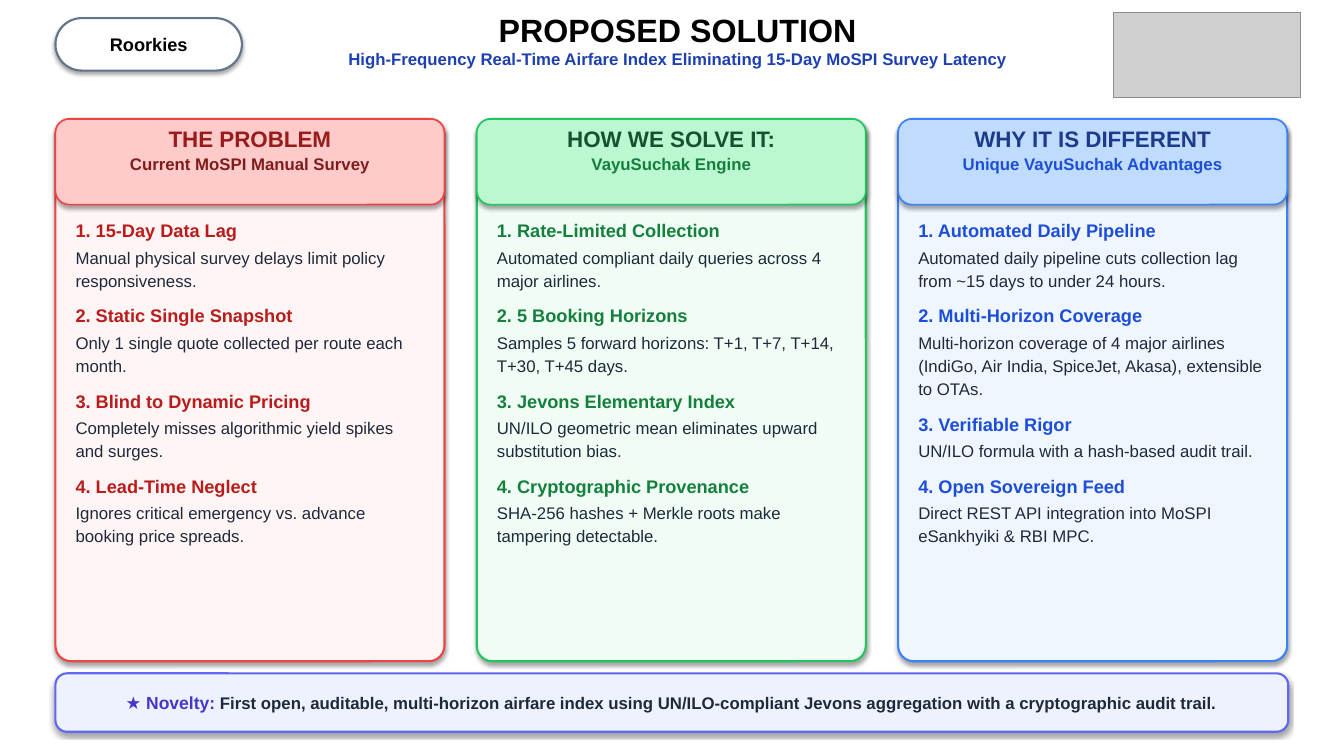
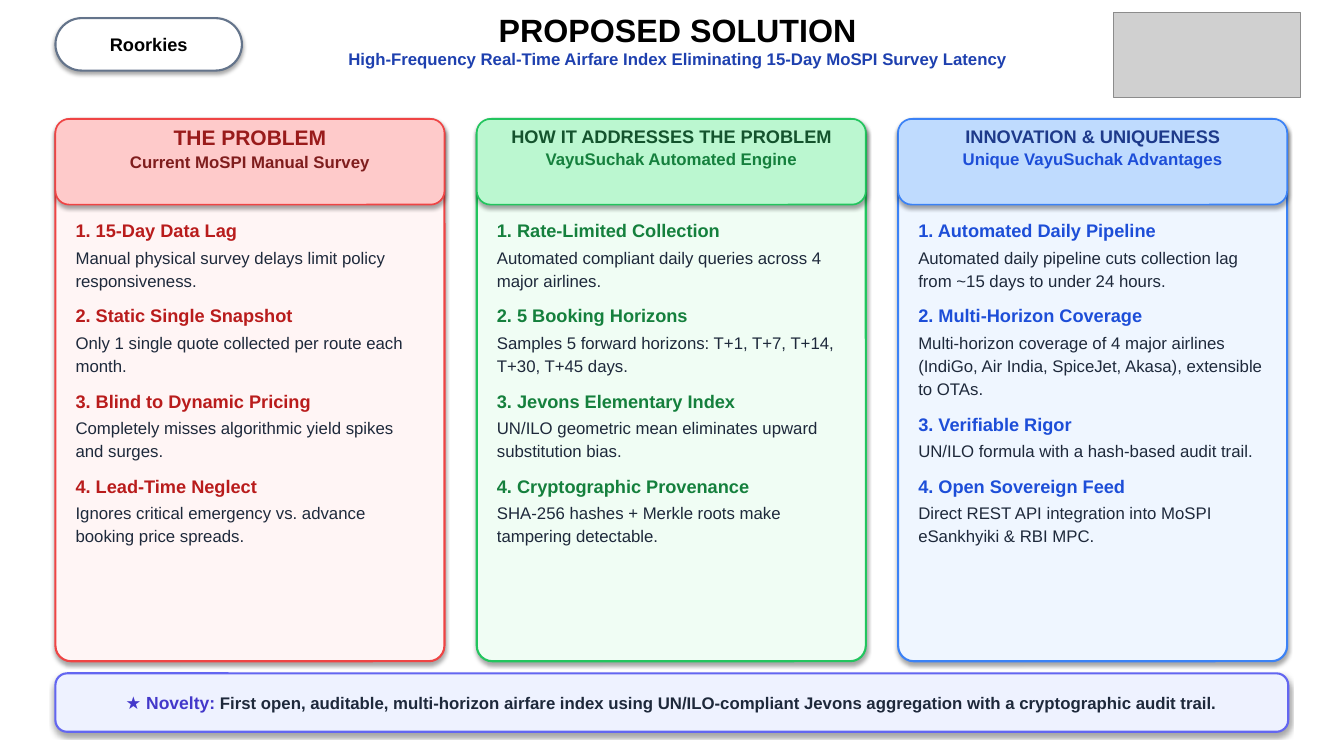
Before and after one commit to oshshivish-tech/sih26056_airfare_cpi, a slide deck: slide 2 of public/AirIntel_India_SIH26056_Presentation.pptx. Drawn at 1344x756 pixels with LibreOffice and Linux fonts; fonts in the diff are those of the drawing; grey boxes stand for pictures. Boxes give left, top, right and bottom in pixels: in the first picture for what was removed or moved away, otherwise in the second. Text is boxed around its words. In the diff, an @@ line names an element or a change of style, - is before the commit and + after.

Commit message:
feat(template): strict SIH 2026 template compliance for Slides 2, 4, 5, 6

```diff
--- a/public/AirIntel_India_SIH26056_Presentation.pptx
+++ b/public/AirIntel_India_SIH26056_Presentation.pptx
@@ text at <box>174,130,326,145</box>: size 16 to 15 pt in "THE PROBLEM" @@
@@ text at <box>511,130,832,169</box>: text changed @@
-HOW WE SOLVE IT:
-VayuSuchak Engine
+HOW IT ADDRESSES THE PROBLEM
+VayuSuchak Automated Engine
@@ text at <box>965,130,1220,147</box>: text changed; size 16 to 13 pt @@
-WHY IT IS DIFFERENT
+INNOVATION & UNIQUENESS
```
Also in this commit, not shown: 3 other slides changed, 6 other files.
